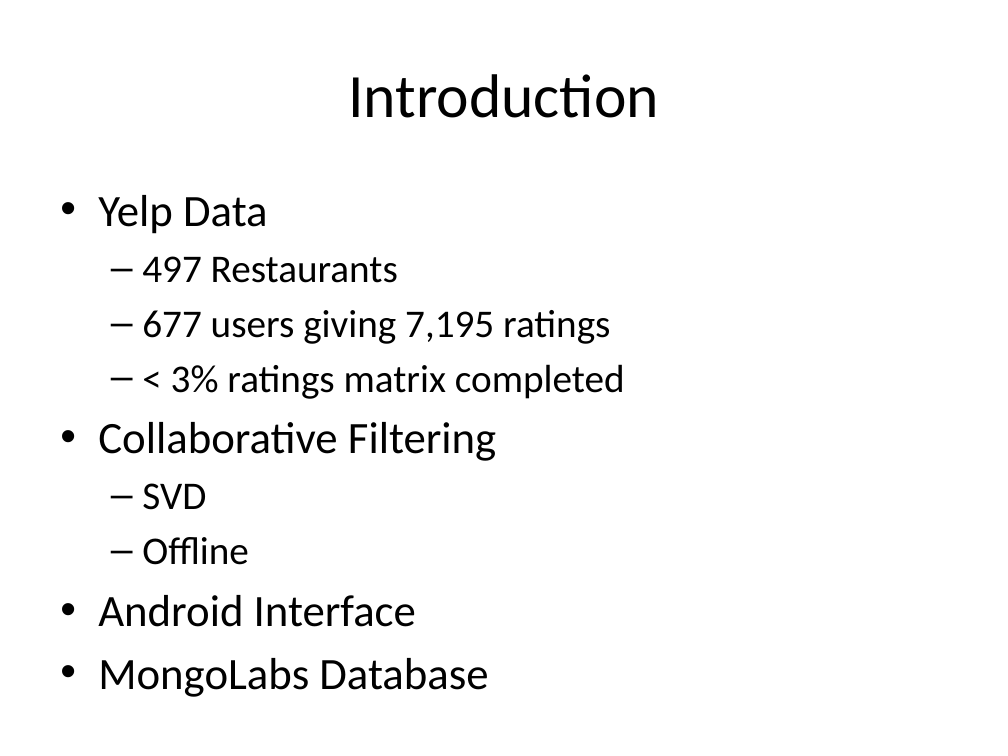
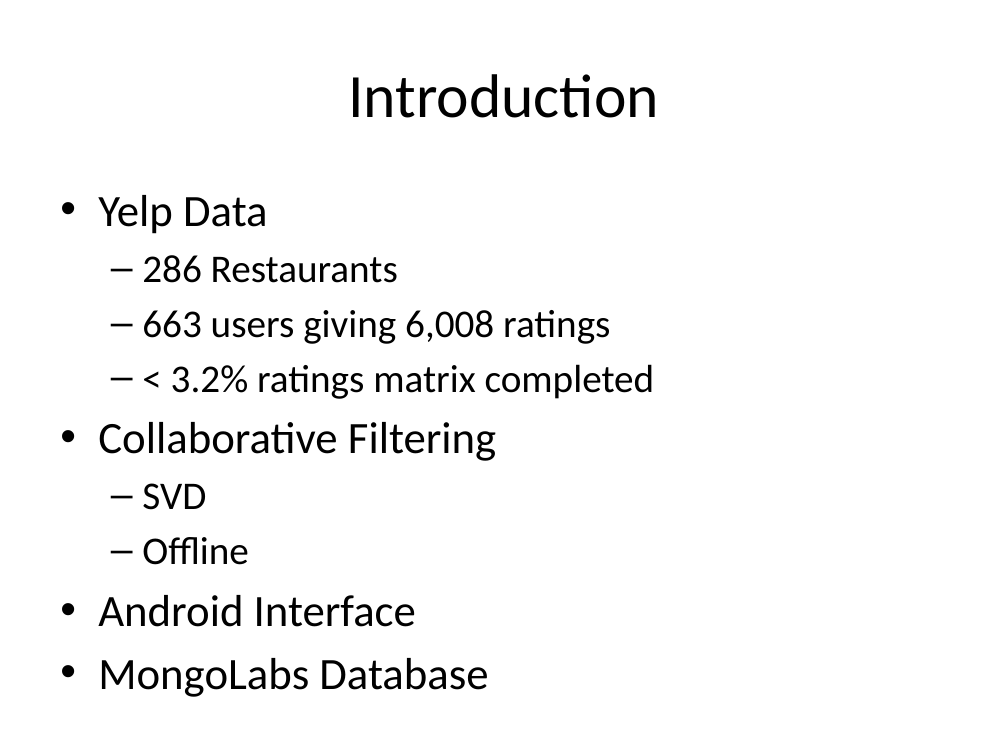
Before and after one commit to neostoic/pittfood, a slide deck: slide 2 of Presentation.pptx. Drawn at 1008x756 pixels with LibreOffice and Linux fonts; fonts in the diff are those of the drawing. Boxes give left, top, right and bottom in pixels: in the first picture for what was removed or moved away, otherwise in the second. Text is boxed around its words. In the diff, an @@ line names an element or a change of style, - is before the commit and + after.

Commit message:
changed values due to new restaurant table

```diff
--- a/Presentation.pptx
+++ b/Presentation.pptx
@@ text at [142, 255, 655, 399]: text changed @@
-  – 497 Restaurants
-  – 677 users giving 7,195 ratings
-  – < 3% ratings matrix completed
+  – 286 Restaurants
+  – 663 users giving 6,008 ratings
+  – < 3.2% ratings matrix completed
```
Also in this commit, not shown: 2 other slides changed, 6 other files.
